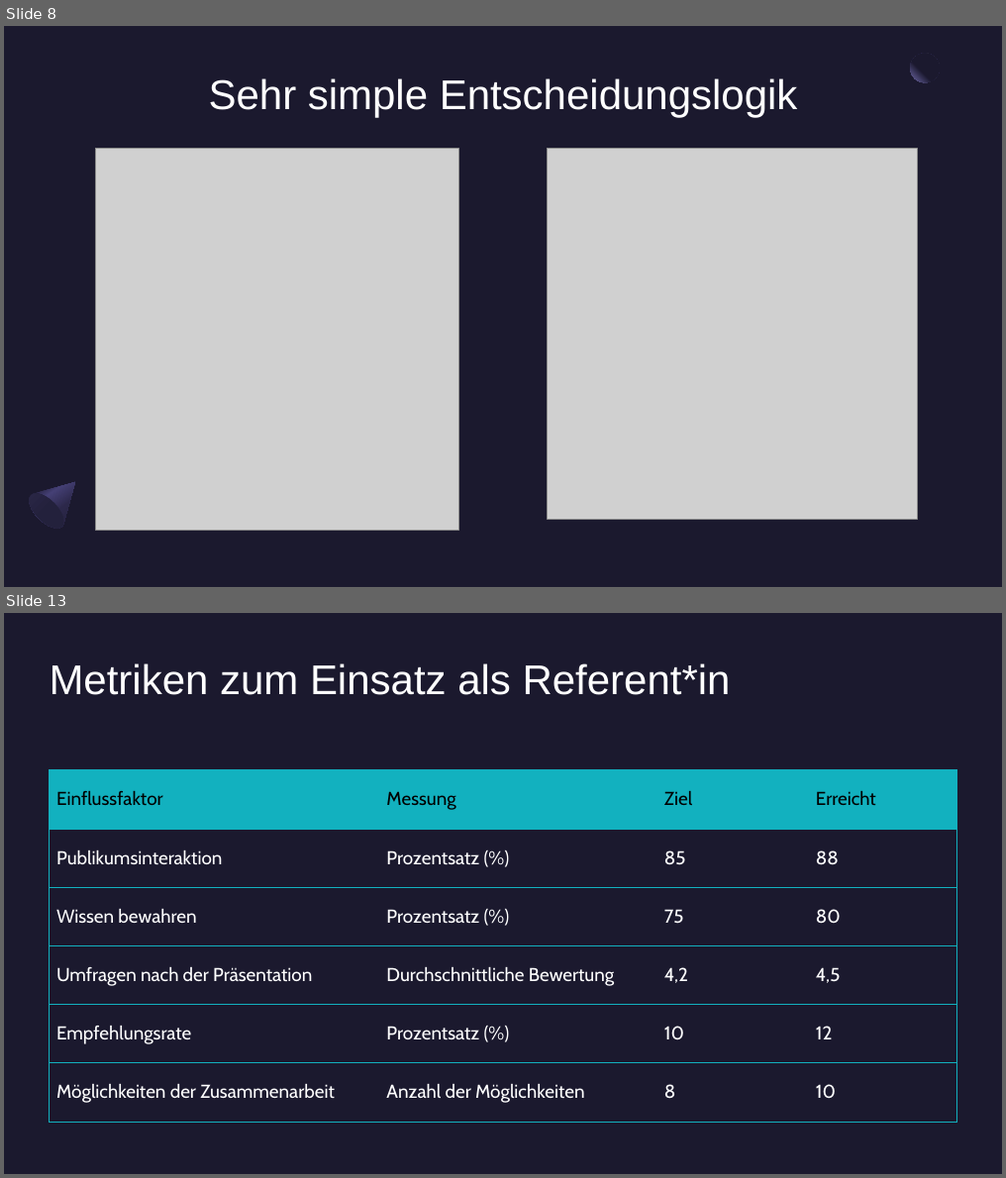
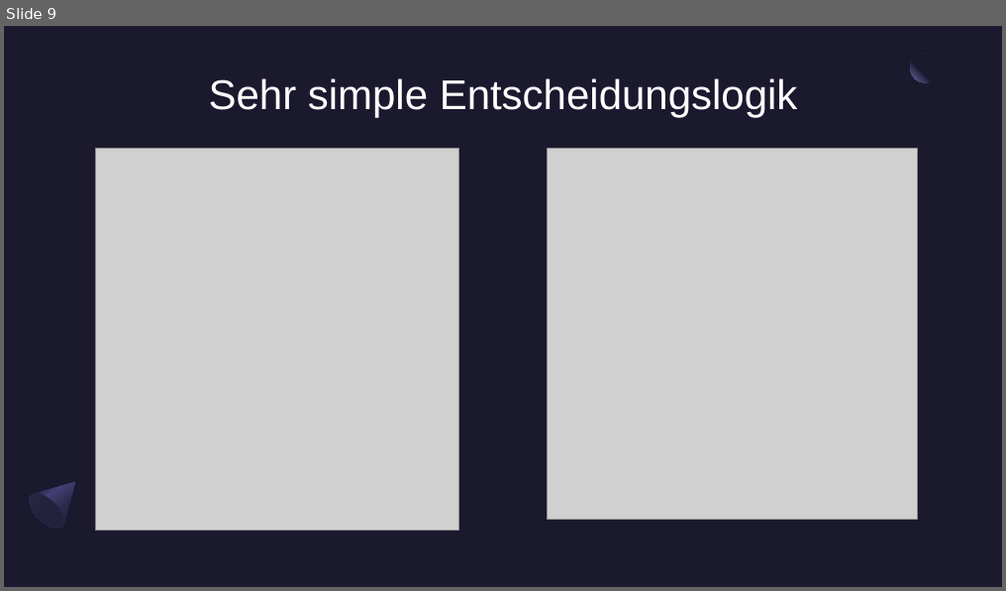
Before and after one commit to kis4-2026ss/projekt-bb-g2-huber-starlinger, a slide deck: docs/KIS-Projekt Präsentation.pptx. Shown one above the other, each under a label of ours: slides 8 and 13 before the commit, slide 9 after it; the slides between them are not shown. The pictures are 1006x1178 and 1006x591 pixels, drawn with LibreOffice and Linux fonts; fonts in the diff are those of the drawing; grey boxes stand for pictures. Boxes give left, top, right and bottom in pixels: in the first picture for what was removed or moved away, otherwise in the second. Text is boxed around its words. In the diff, an @@ line names an element or a change of style, - is before the commit and + after.

```diff
--- a/docs/KIS-Projekt Präsentation.pptx
+++ b/docs/KIS-Projekt Präsentation.pptx
@@ slide 13 removed at (x1=4, y1=613, x2=1002, y2=1174), background #1B192E @@
@@ title removed at (x1=50, y1=663, x2=731, y2=695) @@
-Metriken zum Einsatz als Referent*in
@@ table removed at (x1=49, y1=770, x2=957, y2=1122), 6 rows, 4 columns @@
-Einflussfaktor | Messung | Ziel | Erreicht
-Publikumsinteraktion | Prozentsatz (%) | 85 | 88
-Wissen bewahren | Prozentsatz (%) | 75 | 80
-Umfragen nach der Präsentation | Durchschnittliche Bewertung | 4,2 | 4,5
-Empfehlungsrate | Prozentsatz (%) | 10 | 12
-Möglichkeiten der Zusammenarbeit | Anzahl der Möglichkeiten | 8 | 10
@@ what was slide 8 is now slide 9 @@
```
Also in this commit, not shown: 5 slides changed, 4 slides added, 4 other slides removed, 2 other files.
